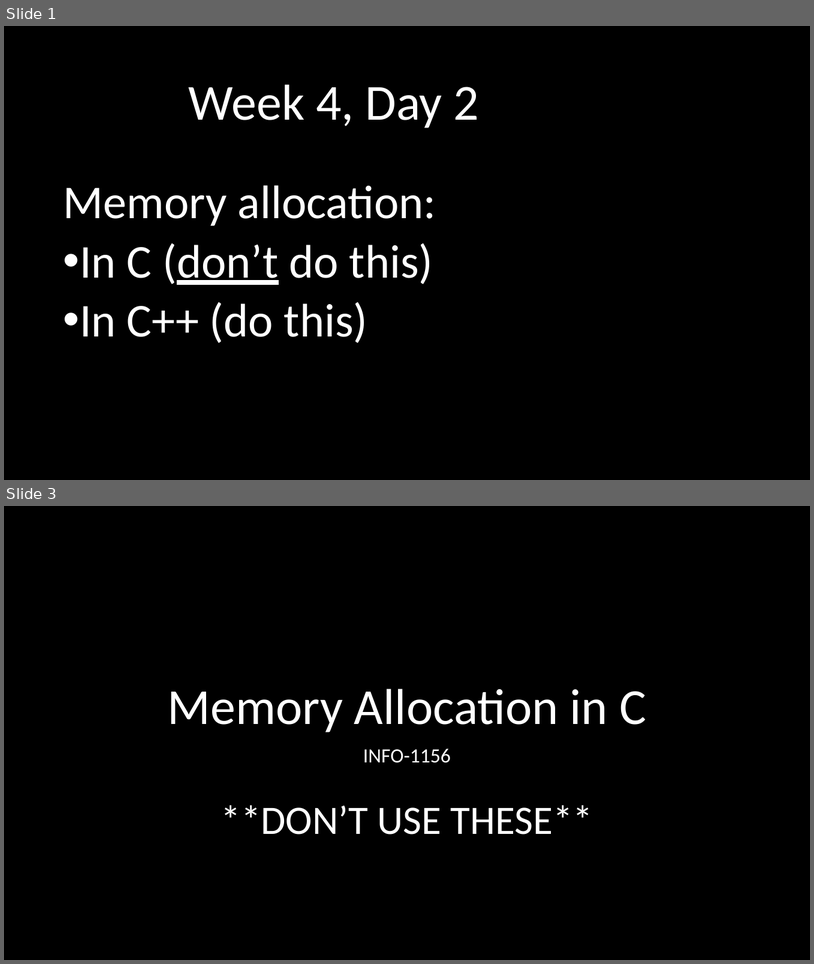
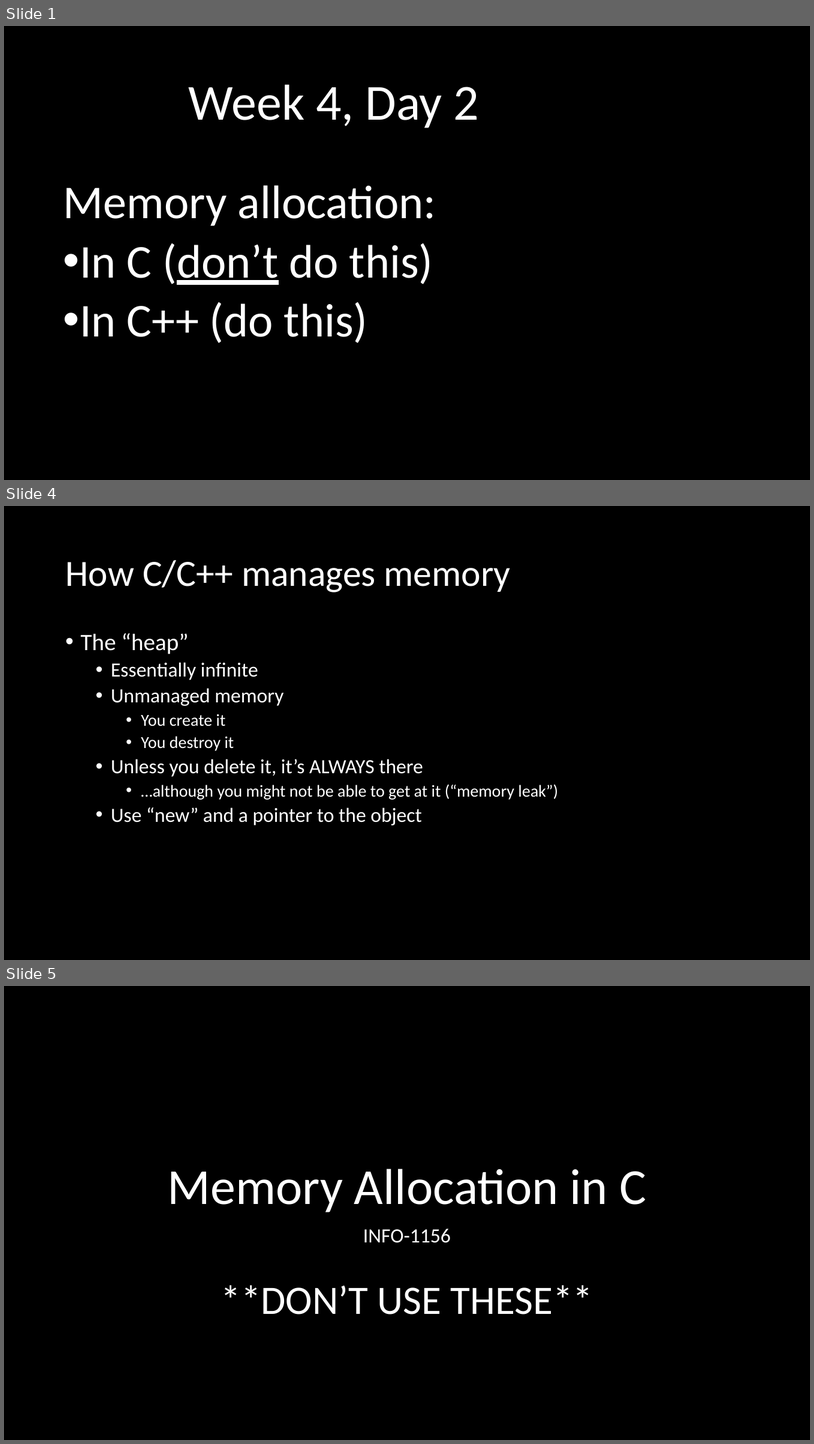
Before and after one commit to Valpz1130/1156_W2021, a slide deck: Day to Day/W04_(Feb 2+4)/W04_Memory.pptx. Shown one above the other, each under a label of ours: slides 1 and 3 before the commit, slides 1, 4 and 5 after it; the slides between them are not shown. The pictures are 814x964 and 814x1444 pixels, drawn with LibreOffice and Linux fonts; fonts in the diff are those of the drawing. Boxes give left, top, right and bottom in pixels: in the first picture for what was removed or moved away, otherwise in the second. Text is boxed around its words. In the diff, an @@ line names an element or a change of style, - is before the commit and + after.

```diff
--- a/Day to Day/W04_(Feb 2+4)/W04_Memory.pptx
+++ b/Day to Day/W04_(Feb 2+4)/W04_Memory.pptx
@@ slide 4 added at <box>4,506,810,960</box>, background #000000 @@
@@ title added at <box>65,560,511,592</box>, 44 pt, text #FFFFFF @@
+How C/C++ manages memory
@@ text added at <box>81,633,558,825</box>, 24 pt, text #FFFFFF @@
+• The “heap”
+  • Essentially infinite
+  • Unmanaged memory
+    • You create it
+    • You destroy it
+  • Unless you delete it, it’s ALWAYS there
+    • …although you might not be able to get at it (“memory leak”)
+  • Use “new” and a pointer to the object
@@ what was slide 3 is now slide 5 @@
```
Also in this commit, not shown: 4 slides changed, 1 other slide added, 3 other files.
